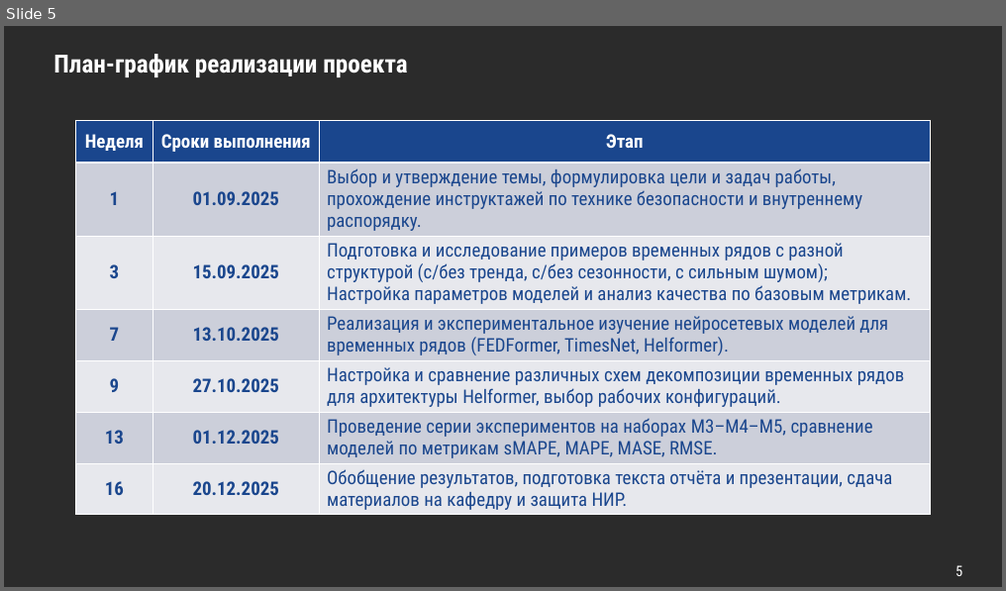
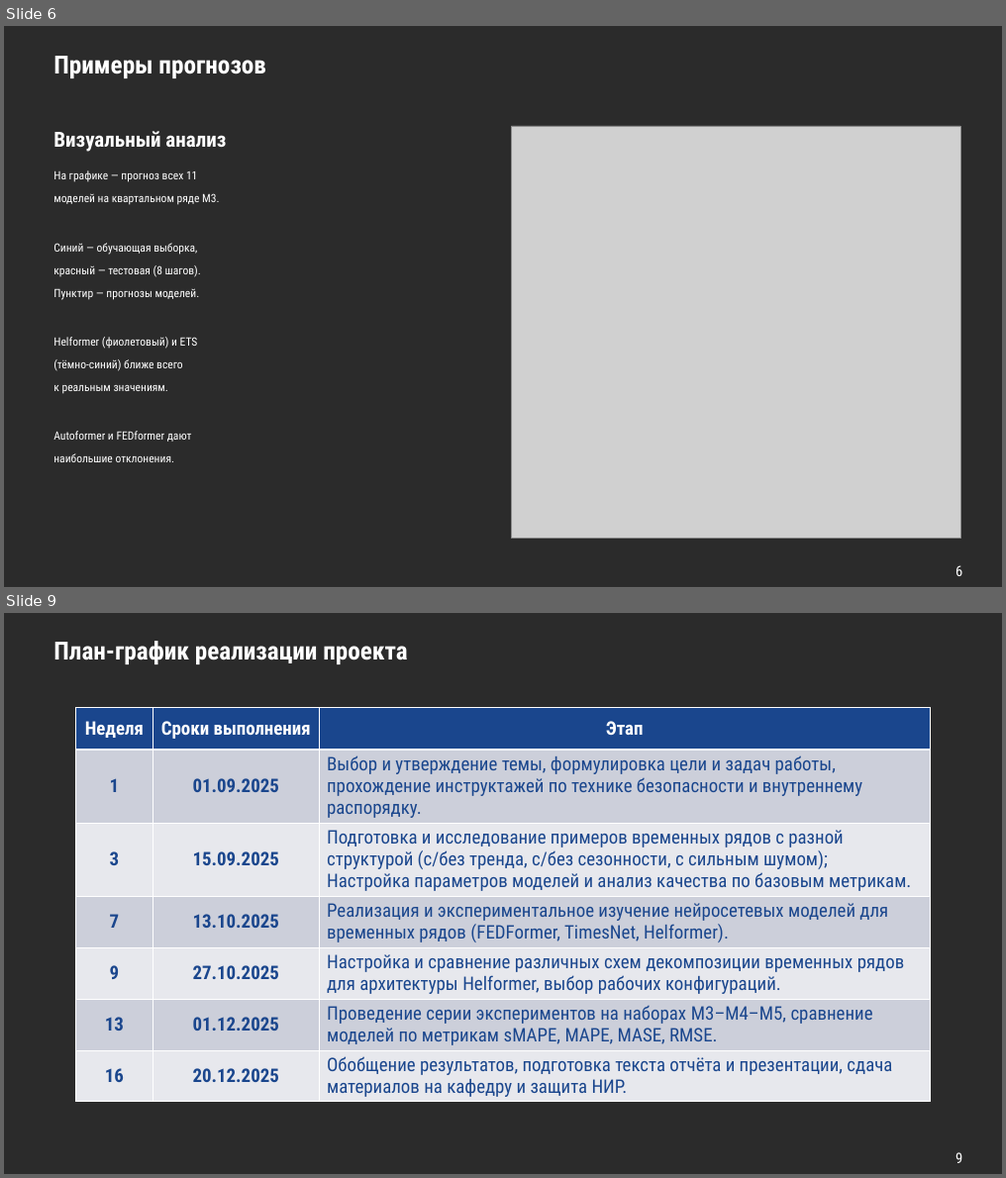
Before and after one commit to Prost444/Hybrid-models-for-TS-processing, a slide deck: docs/Lazarev-Presentation-VIK-25-26-updated.pptx. Shown one above the other, each under a label of ours: slide 5 before the commit, slides 6 and 9 after it; the slides between them are not shown. The pictures are 1006x591 and 1006x1178 pixels, drawn with LibreOffice and Linux fonts; fonts in the diff are those of the drawing; grey boxes stand for pictures; background and template pictures are left out; a plain dark background stands for a picture behind light text. Boxes give left, top, right and bottom in pixels: in the first picture for what was removed or moved away, otherwise in the second. Text is boxed around its words. In the diff, an @@ line names an element or a change of style, - is before the commit and + after.

```diff
--- a/docs/Lazarev-Presentation-VIK-25-26-updated.pptx
+++ b/docs/Lazarev-Presentation-VIK-25-26-updated.pptx
@@ slide 6 added at (x1=4, y1=26, x2=1002, y2=587), background picture (left out); not listed: 1 template element that a slide beside it also shows @@
@@ title added at (x1=54, y1=56, x2=265, y2=78), 24 pt, text #FFFFFF, bold @@
+Примеры прогнозов
@@ text added at (x1=54, y1=131, x2=226, y2=152), 20 pt, text #FFFFFF, bold @@
+Визуальный анализ
@@ picture added at (x1=512, y1=126, x2=960, y2=539) @@
@@ text added at (x1=54, y1=171, x2=219, y2=463), 11 pt, text #FFFFFF @@
+На графике — прогноз всех 11
+моделей на квартальном ряде M3.
+Синий — обучающая выборка,
+красный — тестовая (8 шагов).
+Пунктир — прогнозы моделей.
+Helformer (фиолетовый) и ETS
+(тёмно-синий) ближе всего
+к реальным значениям.
+Autoformer и FEDformer дают
+наибольшие отклонения.
@@ what was slide 5 is now slide 9 @@
@@ page number at (x1=955, y1=1153, x2=962, y2=1163): text changed @@
-5
+9
```
Also in this commit, not shown: 4 slides changed, 3 other slides added, 3 other files.
